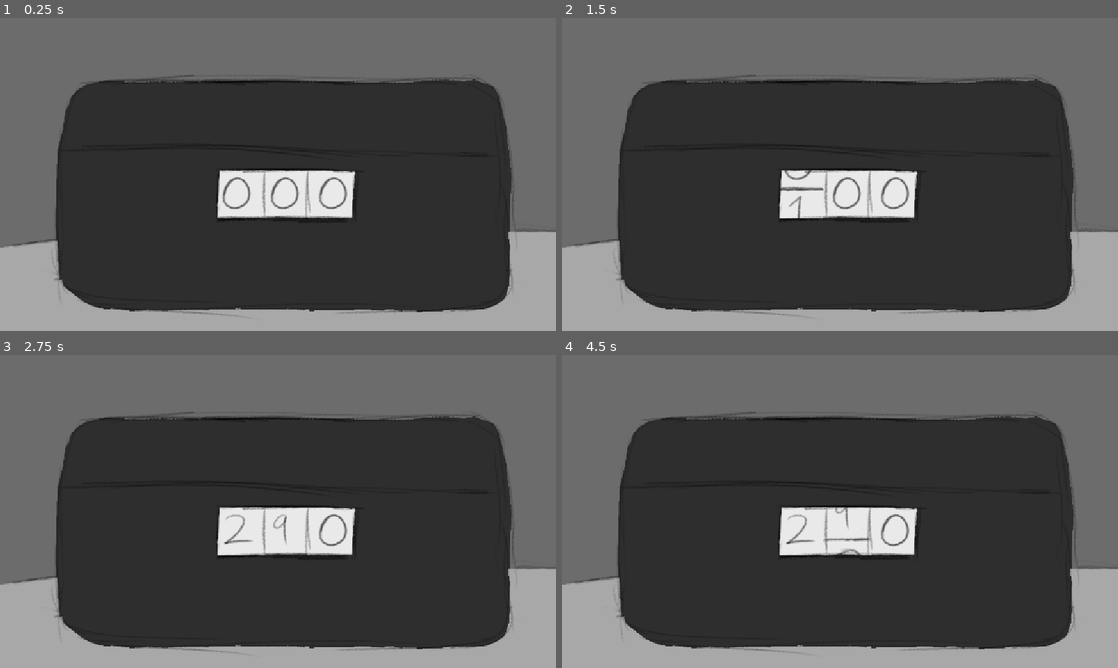
Above: before the commit, frames 1-4 (two rows, left to right).
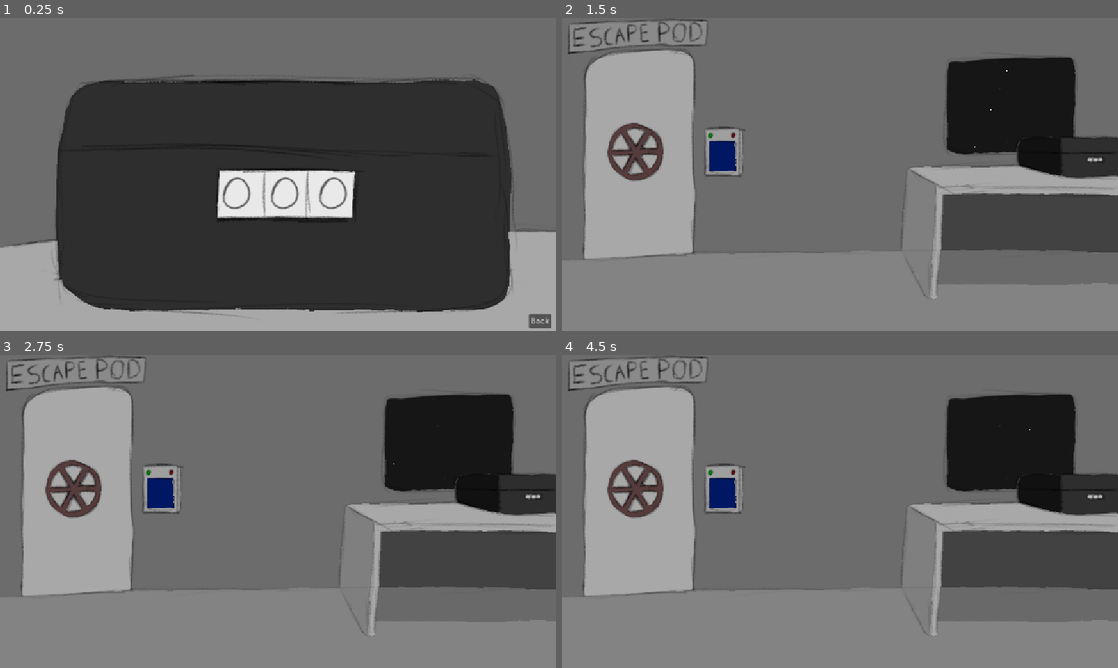
Above: after the commit, the same moments.

Repository: weedleeedle/self-coding-game-prototype
Game: Godot game, scene res://scene/point_click/suitcase_root/suitcase_root.tscn
Two runs of this game, one before a commit and one after it. Both use one fixed random seed, a clock stepped at 60 frames per second and the inputs below. This scene is started directly instead of the project's main scene.
Inputs (mouse positions are in pixels of both pictures, inside the frame that each line leads up to):
- Up to frame 1 (0.25 s): no input
- Up to frame 2 (1.5 s): click (1101, 321) at 0.5 s, where only the run after the commit has a clickable "Back"; drag from (801, 193) to (895, 105) at 1.27 s
- Up to frame 3 (2.75 s): drag from (283, 530) to (250, 574) at 2.02 s
- Up to frame 4 (4.5 s): move the mouse to (895, 530) at 2.77 s; hold A (move_left) 2.78-3.5 s; hold Right mouse button (edit) 2.78-3.5 s; click (895, 530) at 3.05 s; click (979, 655) at 3.5 s, where only the run before the commit has a clickable "Save"; tap Enter at 4.25 s; drag from (840, 511) to (673, 464) at 4.27 s

The runs differ from the first frame. In frame 1, 0.2% of the frame differs, in the area x 95-100%, y 94-100%; in frame 2, 75%; in frame 3, 75%; in frame 4, 75%, in the area x 0-100%, y 0-100%.

Commit message:
Finished up point & click demo
- Added very simple inventory system
- Added very simple state management for point and click level.
- Added main scene and transitions to and from main -> point and click -> victory scene.
- Added transitions between suitcase scenes.
- Added back button to suitcase scene to go back to main scene.

Diff:
--- /dev/null
+++ b/godot/auto/inventory/inventory.gd
@@ -0,0 +1,32 @@
+## Inventory service
+extends Node
+
+var inventory: Array[InventoryItem]
+
+func add_item(item: InventoryItem) -> void:
+    if has_item(item):
+        return
+
+    inventory.push_back(item)
+
+func remove_item(item: InventoryItem) -> void:
+    var index = find_item_in_inventory(item)
+    if index == -1:
+        return
+
+    inventory.remove_at(index)
+
+## Returns the index of the inventory item, or -1 if the inventory item doesn't exist.
+func find_item_in_inventory(item: InventoryItem) -> int:
+    for i in range(inventory.size()):
+        if inventory[i].eq(item):
+            return i
+
+    return -1
+
+func has_item(item: InventoryItem) -> bool:
+    for inventory_item in inventory:
+        if inventory_item.eq(item):
+            return true
+
+    return false
--- /dev/null
+++ b/godot/auto/inventory/inventory.tscn
@@ -0,0 +1,6 @@
+[gd_scene load_steps=2 format=3 uid="uid://gjn8ekr678wk"]
+
+[ext_resource type="Script" uid="uid://8h0f7n41d4vk" path="res://auto/inventory/inventory.gd" id="1_dgxat"]
+
+[node name="Inventory" type="Node"]
+script = ExtResource("1_dgxat")
--- /dev/null
+++ b/godot/auto/point_and_click_state/point_click_state.gd
@@ -0,0 +1,4 @@
+extends Node
+
+@export var suitcase_opened: bool
+@export var badge_taken: bool
--- /dev/null
+++ b/godot/auto/point_and_click_state/point_click_state.tscn
@@ -0,0 +1,6 @@
+[gd_scene load_steps=2 format=3 uid="uid://bnu682osyisk8"]
+
+[ext_resource type="Script" uid="uid://bm4nk1eym8lwi" path="res://auto/point_and_click_state/point_click_state.gd" id="1_8klwf"]
+
+[node name="PointClickState" type="Node"]
+script = ExtResource("1_8klwf")
--- /dev/null
+++ b/godot/components/click_scene_loader/click_scene_loader.gd
@@ -0,0 +1,7 @@
+class_name ClickSceneLoader extends Area2D
+
+@export_file("*.tscn") var scene_to_load: String = ""
+
+func _on_input_event(_viewport: Node, event: InputEvent, _shape_idx: int) -> void:
+    if event.is_action_pressed("click"):
+        get_tree().change_scene_to_file.call_deferred(scene_to_load)
--- /dev/null
+++ b/godot/components/click_scene_loader/click_scene_loader.tscn
@@ -0,0 +1,8 @@
+[gd_scene load_steps=2 format=3 uid="uid://ba5x1hupalw25"]
+
+[ext_resource type="Script" uid="uid://dr88n0rukuete" path="res://components/click_scene_loader/click_scene_loader.gd" id="1_qt6wd"]
+
+[node name="ClickSceneLoader" type="Area2D"]
+script = ExtResource("1_qt6wd")
+
+[connection signal="input_event" from="." to="." method="_on_input_event"]
--- a/godot/components/dial/dial.gd
+++ b/godot/components/dial/dial.gd
@@ -5,12 +5,12 @@
 
 ## The selected digit
 @export var digit: int:
-	get:
-		return digit
-	set(value):
-		digit = _set_valid_digit(value)
-		_position_sprite(digit)
-		selected_digit_changed.emit(digit)
+    get:
+        return digit
+    set(value):
+        digit = _set_valid_digit(value)
+        _position_sprite(digit)
+        selected_digit_changed.emit(digit)
 
 # Offset from the first digit (0)
 var base_offset: int = 200
@@ -26,38 +26,38 @@
 @onready var dial_display: Sprite2D = %DialDisplay
 
 func _unhandled_input(event: InputEvent) -> void:
-	if dragged and event is InputEventMouseMotion:
-		dial_display.position.y += event.relative.y
-		dial_display.position.y = _wrap_sprite_position(dial_display.position.y)
+    if dragged and event is InputEventMouseMotion:
+        dial_display.position.y += event.relative.y
+        dial_display.position.y = _wrap_sprite_position(dial_display.position.y)
 
-	if dragged and event is InputEventMouseButton and event.is_released():
-		dragged = false
-		digit = _get_shown_digit_at_position(dial_display.position.y)
+    if dragged and event is InputEventMouseButton and event.is_released():
+        dragged = false
+        digit = _get_shown_digit_at_position(dial_display.position.y)
 
 ## Displays the portion of the sprite associated with the digit.
 func _position_sprite(digit: int) -> void:
-	if not dial_display:
-		return
+    if not dial_display:
+        return
 
-	dial_display.position.y = -base_offset - digit_size * _set_valid_digit(digit)
+    dial_display.position.y = -base_offset - digit_size * _set_valid_digit(digit)
 
 func _get_shown_digit_at_position(y_position: float) -> int:
-	var offset_position = -y_position - base_offset
-	return ((round(offset_position / digit_size) as int) + 10) % 10
+    var offset_position = -y_position - base_offset
+    return ((round(offset_position / digit_size) as int) + 10) % 10
 
 ## Forces the number to be between 0 and 9.
 func _set_valid_digit(number: int) -> int:
-	return min(max(number, 0), 9)
+    return min(max(number, 0), 9)
 
 func _wrap_sprite_position(y_position: float) -> float:
-	# We want to keep the y_position between -200 (0) and -1100 (9) p much.
-	# If we go above -200 we want to have that wrap around to -1100.
-	# So we map -200 and -1100 to 0 and 900 ig?
-	var offset_position = -y_position - base_offset
-	var wrapped_offset = fmod(offset_position + digit_size * 10, digit_size * 10)
-	var inverted_offset_position = -wrapped_offset - base_offset
-	return inverted_offset_position
+    # We want to keep the y_position between -200 (0) and -1100 (9) p much.
+    # If we go above -200 we want to have that wrap around to -1100.
+    # So we map -200 and -1100 to 0 and 900 ig?
+    var offset_position = -y_position - base_offset
+    var wrapped_offset = fmod(offset_position + digit_size * 10, digit_size * 10)
+    var inverted_offset_position = -wrapped_offset - base_offset
+    return inverted_offset_position
 
-func _on_grab_area_input_event(viewport:Node, event:InputEvent, shape_idx:int) -> void:
-	if event is InputEventMouseButton and event.is_pressed():
-		dragged = true
+func _on_grab_area_input_event(_viewport:Node, event:InputEvent, _shape_idx:int) -> void:
+    if event.is_action_pressed("click"):
+        dragged = true
--- a/godot/components/star_field/star_field.tscn
+++ b/godot/components/star_field/star_field.tscn
@@ -14,6 +14,7 @@
 grow_vertical = 2
 scale = Vector2(1.00155, 1)
 script = ExtResource("1_shvjm")
+amount = 500
 
 [node name="Panel" type="Panel" parent="."]
 layout_mode = 1
@@ -29,6 +30,7 @@
 position = Vector2(576, 0)
 amount = 500
 lifetime = 20.0
+preprocess = 20.0
 emission_shape = 3
 emission_rect_extents = Vector2(1152, 1)
 direction = Vector2(-1, 1)
--- a/godot/project.godot
+++ b/godot/project.godot
@@ -18,6 +18,8 @@
 [autoload]
 
 EditorManager="*res://components/editor_manager/editor_manager.tscn"
+Inventory="*res://auto/inventory/inventory.tscn"
+PointClickState="*res://auto/point_and_click_state/point_click_state.tscn"
 
 [display]
 
@@ -75,6 +77,11 @@
 "events": [Object(InputEventKey,"resource_local_to_scene":false,"resource_name":"","device":-1,"window_id":0,"alt_press …(192 unchanged characters)…
 ]
 }
+click={
+"deadzone": 0.2,
+"events": [Object(InputEventMouseButton,"resource_local_to_scene":false,"resource_name":"","device":-1,"window_id":0,"alt_pressed":false,"shift_pressed":false,"ctrl_pressed":false,"meta_pressed":false,"button_mask":1,"position":Vector2(120, 11),"global_position":Vector2(129, 59),"factor":1.0,"button_index":1,"canceled":false,"pressed":true,"double_click":false,"script":null)
+]
+}
 
 [layer_names]
 
--- /dev/null
+++ b/godot/scene/point_click/main/badge_reader_area.gd
@@ -0,0 +1,17 @@
+class_name BadgeReaderArea extends Area2D
+
+signal badge_scanned()
+
+## The item the player needs to have in their inventory in order to leave.
+@export var badge_item: InventoryItem
+
+@onready var label: Label = $Label
+
+func _on_input_event(_viewport:Node, event:InputEvent, _shape_idx:int) -> void:
+	if event.is_action_pressed("click"):
+		if Inventory.has_item(badge_item):
+			badge_scanned.emit()
+		else:
+			label.show()
+			await create_tween().tween_interval(1).finished
+			label.hide()
--- /dev/null
+++ b/godot/scene/point_click/main/main.gd
@@ -0,0 +1,6 @@
+extends Node2D
+
+@export_file("*.tscn") var victory_scene_path: String
+
+func _on_badge_reader_area_badge_scanned():
+    get_tree().change_scene_to_file(victory_scene_path)
--- a/godot/scene/point_click/main/main.tscn
+++ b/godot/scene/point_click/main/main.tscn
@@ -1,13 +1,62 @@
-[gd_scene load_steps=3 format=3 uid="uid://jy33imrep6gq"]
+[gd_scene load_steps=11 format=3 uid="uid://jy33imrep6gq"]
 
+[ext_resource type="Script" uid="uid://ck4yqnnbmtlsv" path="res://scene/point_click/main/main.gd" id="1_4uru8"]
 [ext_resource type="PackedScene" uid="uid://bw6cagcj3k36g" path="res://components/star_field/star_field.tscn" id="1_pe04o"]
 [ext_resource type="Texture2D" uid="uid://d2jkn2trhmt6x" path="res://scene/point_click/main/point-and-click-background.png" id="2_bu6dq"]
+[ext_resource type="PackedScene" uid="uid://ba5x1hupalw25" path="res://components/click_scene_loader/click_scene_loader.tscn" id="3_bu6dq"]
+[ext_resource type="PackedScene" uid="uid://ci7kn75026ai4" path="res://components/click_codable_component/click_codable_component.tscn" id="4_bxgsu"]
+[ext_resource type="Script" uid="uid://c31ypx7yb3ut8" path="res://scene/point_click/main/badge_reader_area.gd" id="5_1f3h8"]
+[ext_resource type="Resource" uid="uid://d0orqw1hhuiip" path="res://scene/point_click/resources/items/badge.tres" id="7_kixpl"]
+
+[sub_resource type="CircleShape2D" id="CircleShape2D_6eui2"]
+radius = 99.2018
+
+[sub_resource type="CircleShape2D" id="CircleShape2D_4uru8"]
+radius = 63.561
+
+[sub_resource type="CircleShape2D" id="CircleShape2D_kixpl"]
+radius = 64.6297
 
 [node name="Main" type="Node2D"]
+script = ExtResource("1_4uru8")
+victory_scene_path = "uid://c1eexc5rnrp75"
 
 [node name="StarField" parent="." instance=ExtResource("1_pe04o")]
-amount = 1000
 
 [node name="Sprite2D" type="Sprite2D" parent="."]
 texture = ExtResource("2_bu6dq")
 centered = false
+
+[node name="ClickSceneLoader" parent="." instance=ExtResource("3_bu6dq")]
+position = Vector2(1051, 285)
+scene_to_load = "uid://0by5ky1p4swg"
+
+[node name="CollisionShape2D" type="CollisionShape2D" parent="ClickSceneLoader"]
+shape = SubResource("CircleShape2D_6eui2")
+
+[node name="ClickCodableComponent" parent="." instance=ExtResource("4_bxgsu")]
+position = Vector2(340, 280)
+edited_script = ExtResource("5_1f3h8")
+
+[node name="CollisionShape2D" type="CollisionShape2D" parent="ClickCodableComponent"]
+shape = SubResource("CircleShape2D_4uru8")
+
+[node name="BadgeReaderArea" type="Area2D" parent="."]
+position = Vector2(4, 3)
+script = ExtResource("5_1f3h8")
+badge_item = ExtResource("7_kixpl")
+
+[node name="CollisionShape2D" type="CollisionShape2D" parent="BadgeReaderArea"]
+position = Vector2(336, 274)
+shape = SubResource("CircleShape2D_kixpl")
+
+[node name="Label" type="Label" parent="BadgeReaderArea"]
+visible = false
+offset_left = 192.0
+offset_top = 176.0
+offset_right = 494.0
+offset_bottom = 207.0
+text = "Authorization needed!"
+
+[connection signal="badge_scanned" from="BadgeReaderArea" to="." method="_on_badge_reader_area_badge_scanned"]
+[connection signal="input_event" from="BadgeReaderArea" to="BadgeReaderArea" method="_on_input_event"]
--- /dev/null
+++ b/godot/scene/point_click/resources/items/badge.tres
@@ -0,0 +1,8 @@
+[gd_resource type="Resource" script_class="InventoryItem" load_steps=2 format=3 uid="uid://d0orqw1hhuiip"]
+
+[ext_resource type="Script" uid="uid://dlht26txssvvm" path="res://src/inventory_item.gd" id="1_skc7g"]
+
+[resource]
+script = ExtResource("1_skc7g")
+item_id = "access_badge"
+metadata/_custom_type_script = "uid://dlht26txssvvm"
--- a/godot/scene/point_click/suitcase_open/suitcase_open.gd
+++ b/godot/scene/point_click/suitcase_open/suitcase_open.gd
@@ -9,7 +9,12 @@
         badge_removed = value
         _update_sprite(badge_removed)
 
+@export var badge_item: InventoryItem
+
 @onready var badge_taken_sprite: Sprite2D = $SuitcaseBadgeTaken
+
+func _ready() -> void:
+    badge_removed = PointClickState.badge_taken
 
 func remove_badge() -> void:
     if badge_removed:
@@ -17,6 +22,7 @@
 
     badge_removed = true
     # Add badge to player inventory.
+    Inventory.add_item(badge_item)
     badge_taken.emit()
 
 func _update_sprite(p_badge_removed: bool) -> void:
@@ -24,6 +30,7 @@
         return
 
     badge_taken_sprite.visible = p_badge_removed
+    PointClickState.badge_taken = p_badge_removed
 
 func _on_badge_area_input_event(_viewport:Node, event: InputEvent, _shape_idx:int) -> void:
     if event is InputEventMouseButton and event.is_pressed() and not badge_removed:
--- a/godot/scene/point_click/suitcase_open/suitcase_open.tscn
+++ b/godot/scene/point_click/suitcase_open/suitcase_open.tscn
@@ -1,7 +1,8 @@
-[gd_scene load_steps=5 format=3 uid="uid://c2x0gcgp2h7o"]
+[gd_scene load_steps=6 format=3 uid="uid://c2x0gcgp2h7o"]
 
 [ext_resource type="Script" uid="uid://b8d3k5argdodw" path="res://scene/point_click/suitcase_open/suitcase_open.gd" id="1_7cf4r"]
 [ext_resource type="Texture2D" uid="uid://2tmgf2v7wgyr" path="res://scene/point_click/suitcase_open/point-and-click-suitcase.png" id="1_m7wlv"]
+[ext_resource type="Resource" uid="uid://d0orqw1hhuiip" path="res://scene/point_click/resources/items/badge.tres" id="2_3s2tx"]
 [ext_resource type="Texture2D" uid="uid://dilpwkky748op" path="res://scene/point_click/suitcase_open/point-and-click-suitcase-2.png" id="2_7cf4r"]
 
 [sub_resource type="CircleShape2D" id="CircleShape2D_3s2tx"]
@@ -9,6 +10,7 @@
 
 [node name="SuitcaseOpen" type="Node2D"]
 script = ExtResource("1_7cf4r")
+badge_item = ExtResource("2_3s2tx")
 
 [node name="SuitcaseDefault" type="Sprite2D" parent="."]
 texture = ExtResource("1_m7wlv")
--- a/godot/scene/point_click/suitcase_root/suitcase_root.gd
+++ b/godot/scene/point_click/suitcase_root/suitcase_root.gd
@@ -7,10 +7,13 @@
 		suitcase_opened = value
 		_update_suitcase_opened(suitcase_opened)
 
+@export_file("*.tscn") var back_scene_path: String
+
 @onready var suitcase_front: Node2D = $SuitcaseFront
 @onready var suitcase_open: Node2D = $SuitcaseOpen
 
 func _ready() -> void:
+	suitcase_opened = PointClickState.suitcase_opened
 	_update_suitcase_opened(suitcase_opened)
 
 func _on_suitcase_opened() -> void:
@@ -19,3 +22,7 @@
 func _update_suitcase_opened(p_suitcase_opened: bool) -> void:
 	suitcase_open.visible = p_suitcase_opened
 	suitcase_front.visible = !p_suitcase_opened
+	PointClickState.suitcase_opened = p_suitcase_opened
+
+func _on_back_button_pressed():
+	get_tree().change_scene_to_file(back_scene_path)
--- a/godot/scene/point_click/suitcase_root/suitcase_root.tscn
+++ b/godot/scene/point_click/suitcase_root/suitcase_root.tscn
@@ -6,9 +6,32 @@
 
 [node name="SuitcaseRoot" type="Node2D"]
 script = ExtResource("1_onkni")
+back_scene_path = "uid://jy33imrep6gq"
 
 [node name="SuitcaseFront" parent="." instance=ExtResource("2_o03ns")]
 
 [node name="SuitcaseOpen" parent="." instance=ExtResource("3_gdlre")]
 
+[node name="CanvasLayer" type="CanvasLayer" parent="."]
+
+[node name="MarginContainer" type="MarginContainer" parent="CanvasLayer"]
+anchors_preset = 3
+anchor_left = 1.0
+anchor_top = 1.0
+anchor_right = 1.0
+anchor_bottom = 1.0
+offset_left = -57.0
+offset_top = -27.0
+offset_right = -2.0
+offset_bottom = 2.0
+grow_horizontal = 0
+grow_vertical = 0
+theme_override_constants/margin_right = 8
+theme_override_constants/margin_bottom = 8
+
+[node name="BackButton" type="Button" parent="CanvasLayer/MarginContainer"]
+layout_mode = 2
+text = "Back"
+
 [connection signal="code_solved" from="SuitcaseFront" to="." method="_on_suitcase_opened"]
+[connection signal="pressed" from="CanvasLayer/MarginContainer/BackButton" to="." method="_on_back_button_pressed"]
--- a/godot/scene/title/title.gd
+++ b/godot/scene/title/title.gd
@@ -6,8 +6,14 @@
 @export_file("*.tscn") var rpg_scene_path: String
 @onready var rpg_scene: PackedScene = load(rpg_scene_path)
 
+@export_file("*.tscn") var point_click_scene_path: String
+@onready var point_click_scene: PackedScene = load(point_click_scene_path)
+
 func _on_platformer_button_pressed():
     get_tree().change_scene_to_packed(platformer_scene)
 
 func _on_rpg_button_pressed():
     get_tree().change_scene_to_packed(rpg_scene)
+
+func _on_point_click_button_pressed():
+    get_tree().change_scene_to_packed(point_click_scene)
--- a/godot/scene/title/title.tscn
+++ b/godot/scene/title/title.tscn
@@ -34,7 +34,7 @@
 text = "Self-Coding Game"
 horizontal_alignment = 1
 
-[node name="Label2" type="Label" parent="MarginContainer/VBoxContainer"]
+[node name="Description" type="Label" parent="MarginContainer/VBoxContainer"]
 layout_mode = 2
 text = "Blah blah blah here's some descriptive text"
 horizontal_alignment = 1
@@ -48,5 +48,10 @@
 layout_mode = 2
 text = "Play RPG Demo"
 
+[node name="PointClickButton" type="Button" parent="MarginContainer/VBoxContainer"]
+layout_mode = 2
+text = "Play Point and Click Adventure Demo"
+
 [connection signal="pressed" from="MarginContainer/VBoxContainer/PlatformerButton" to="." method="_on_platformer_button_pressed"]
 [connection signal="pressed" from="MarginContainer/VBoxContainer/RPGButton" to="." method="_on_rpg_button_pressed"]
+[connection signal="pressed" from="MarginContainer/VBoxContainer/PointClickButton" to="." method="_on_point_click_button_pressed"]
--- /dev/null
+++ b/godot/src/inventory_item.gd
@@ -0,0 +1,9 @@
+class_name InventoryItem extends Resource
+
+@export var item_id: String
+
+func eq(other: InventoryItem) -> bool:
+    return self.item_id == other.item_id
+
+func _init(p_item_id := "") -> void:
+    item_id = p_item_id
Not shown, added: godot/auto/inventory/inventory.gd.uid
Not shown, added: godot/auto/point_and_click_state/point_click_state.gd.uid
Not shown, added: godot/components/click_scene_loader/click_scene_loader.gd.uid
Not shown, added: godot/scene/point_click/main/badge_reader_area.gd.uid
Not shown, added: godot/scene/point_click/main/main.gd.uid
Not shown, added: godot/src/inventory_item.gd.uid
